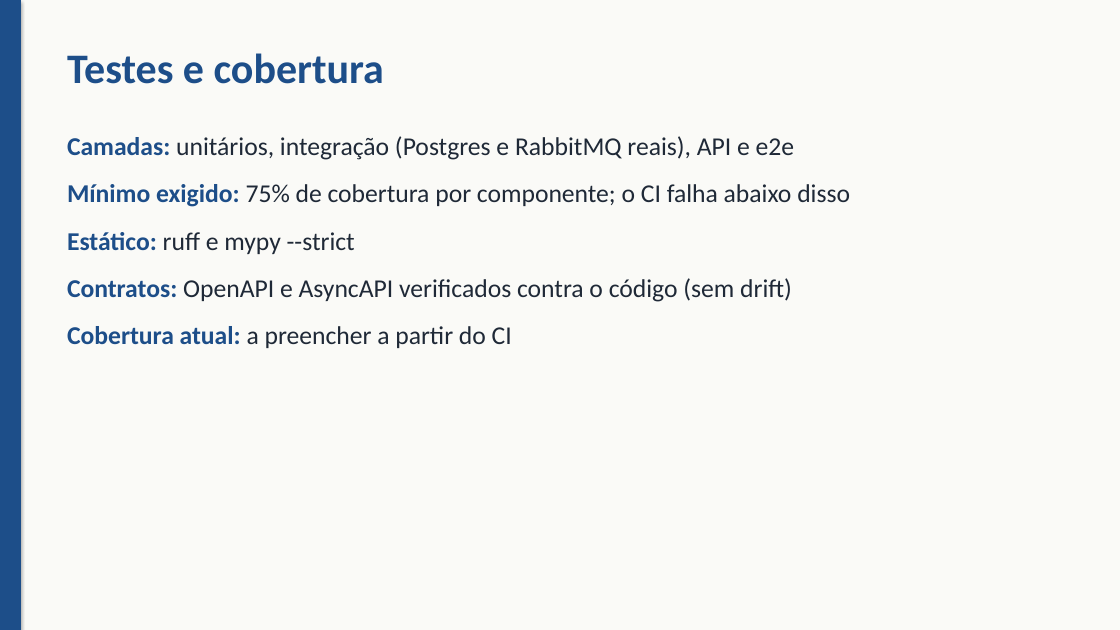
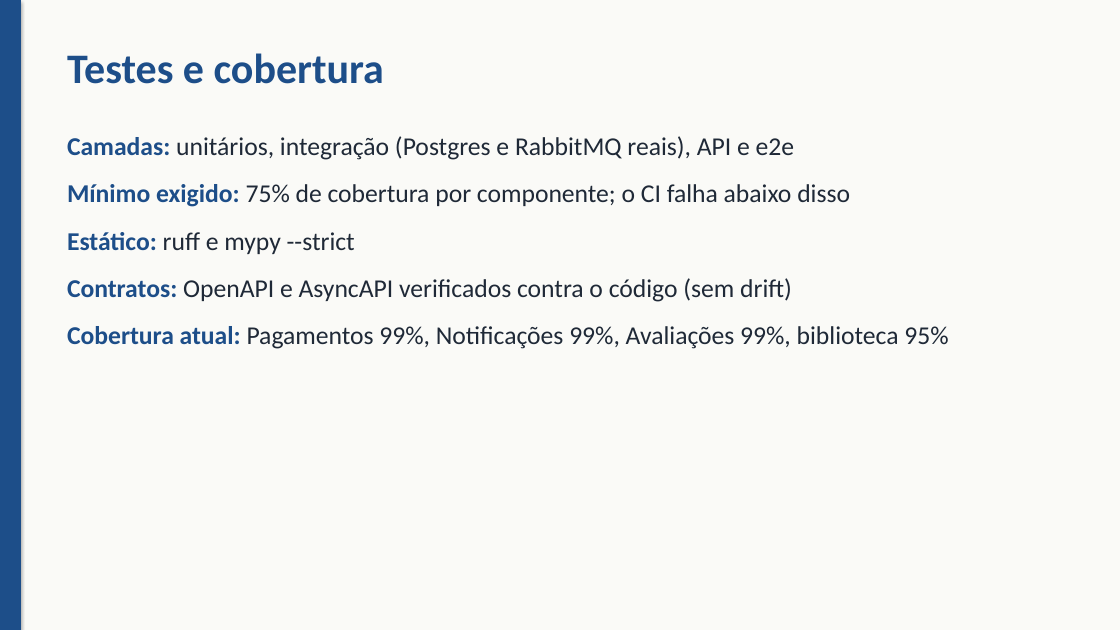
Before and after one commit to OcimarSchroederJR/delivery-financeiro, a slide deck: slide 12 of docs/apresentacao/apresentacao.pptx. Drawn at 1120x630 pixels with LibreOffice and Linux fonts; fonts in the diff are those of the drawing. Boxes give left, top, right and bottom in pixels: in the first picture for what was removed or moved away, otherwise in the second. Text is boxed around its words. In the diff, an @@ line names an element or a change of style, - is before the commit and + after.

Commit message:
docs(apresentacao): preenche a cobertura atual e ajusta o texto do Caddy
Cobertura medida pelo CI: Pagamentos 99%, Notificações 99%, Avaliações 99% e biblioteca 95%. O Caddy passa a ser descrito como proxy reverso que direciona e faz o HTTPS, no lugar de um API Gateway completo.

```diff
--- a/docs/apresentacao/apresentacao.pptx
+++ b/docs/apresentacao/apresentacao.pptx
@@ text at (x1=67, y1=326, x2=948, y2=349): text changed @@
-Cobertura atual: a preencher a partir do CI
+Cobertura atual: Pagamentos 99%, Notificações 99%, Avaliações 99%, biblioteca 95%
```
Also in this commit, not shown: 1 other slide changed.
